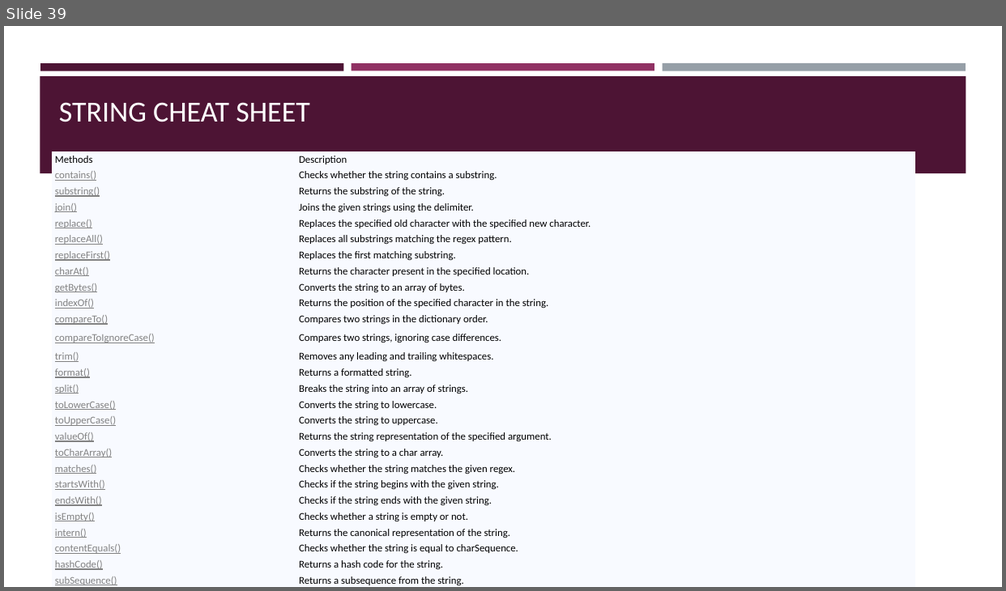
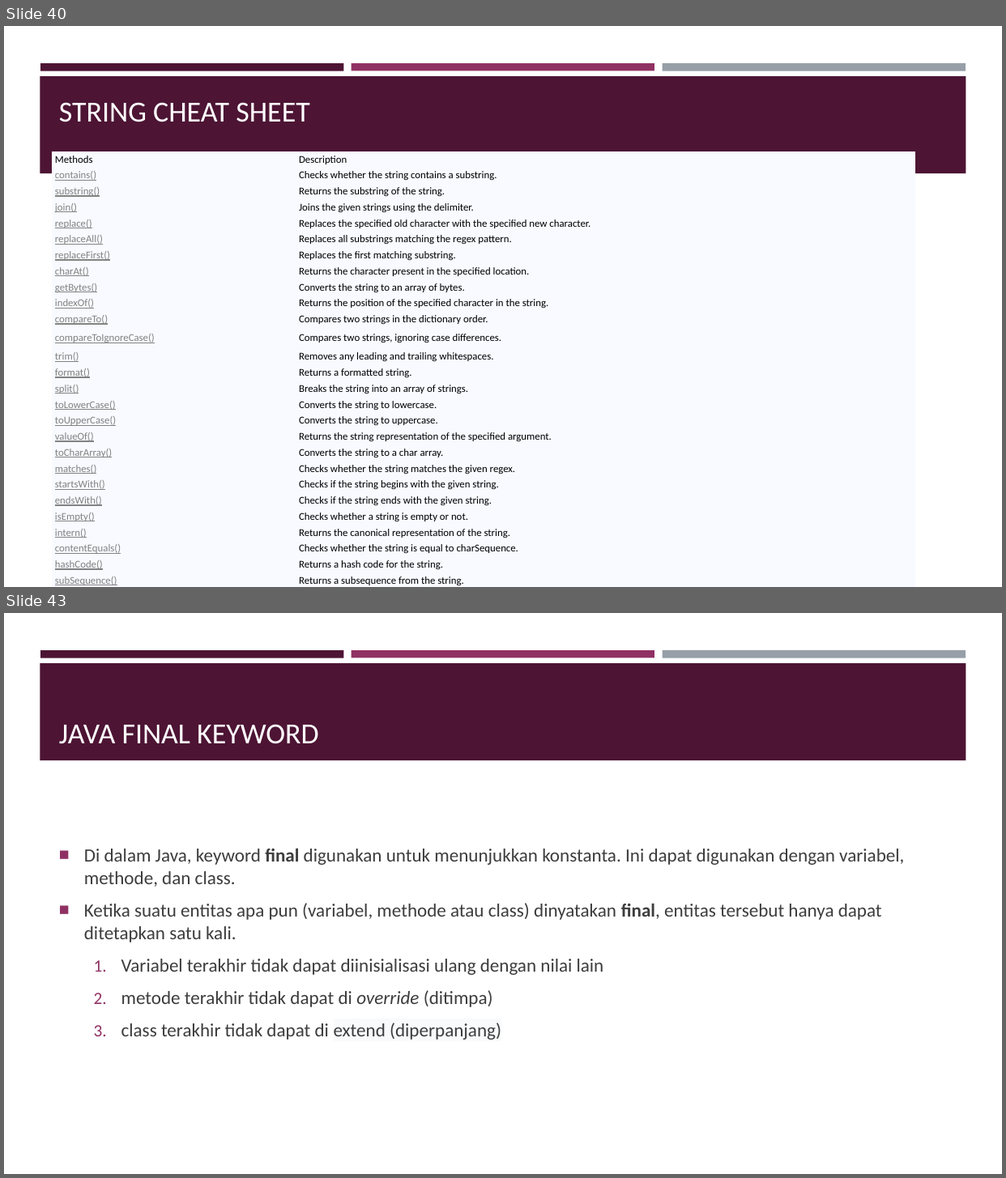
Before and after one commit to ahmadcahyana/bootcamp_java_fundamental, a slide deck: Bootcamp.pptx. Shown one above the other, each under a label of ours: slide 39 before the commit, slides 40 and 43 after it; the slides between them are not shown. The pictures are 1006x591 and 1006x1178 pixels, drawn with LibreOffice and Linux fonts; fonts in the diff are those of the drawing. Boxes give left, top, right and bottom in pixels: in the first picture for what was removed or moved away, otherwise in the second. Text is boxed around its words. In the diff, an @@ line names an element or a change of style, - is before the commit and + after.

```diff
--- a/Bootcamp.pptx
+++ b/Bootcamp.pptx
@@ slide 43 added at (4, 613, 1002, 1174), background #FFFFFF; not listed: 4 template elements that a slide beside it also shows @@
@@ title added at (59, 724, 319, 744), 28 pt, text #FFFFFF @@
+JAVA FINAL KEYWORD
@@ text added at (84, 849, 904, 1040), 18 pt, text #3D3D3D @@
+■ Di dalam Java, keyword final digunakan untuk menunjukkan konstanta. Ini dapat digunakan dengan variabel, methode, dan class.
+■ Ketika suatu entitas apa pun (variabel, methode atau class) dinyatakan final, entitas tersebut hanya dapat ditetapkan satu kali.
+1. Variabel terakhir tidak dapat diinisialisasi ulang dengan nilai lain
+2. metode terakhir tidak dapat di override (ditimpa)
+3. class terakhir tidak dapat di extend (diperpanjang)
@@ what was slide 39 is now slide 40 @@
```
Also in this commit, not shown: 5 other slides added, 1 other file.
